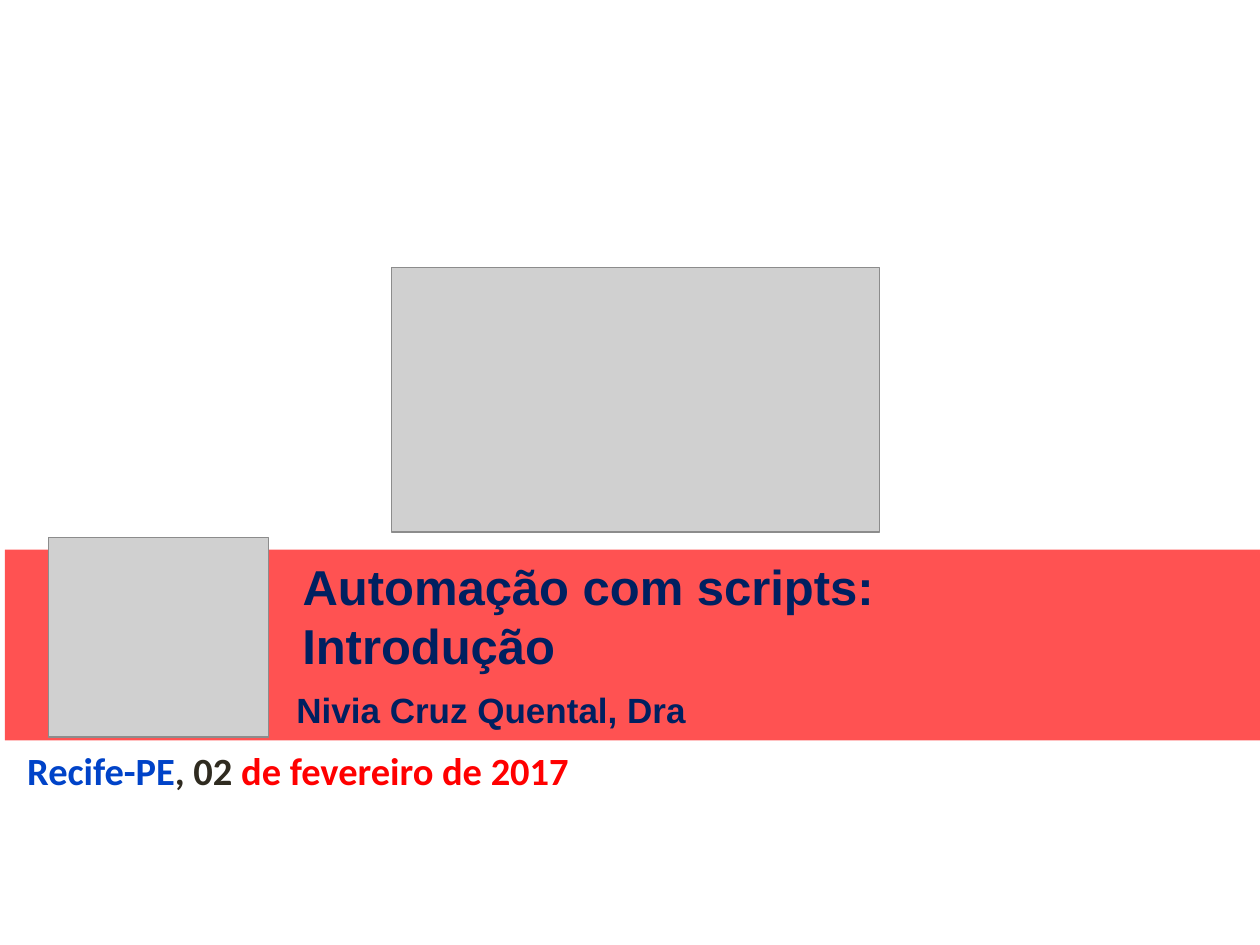
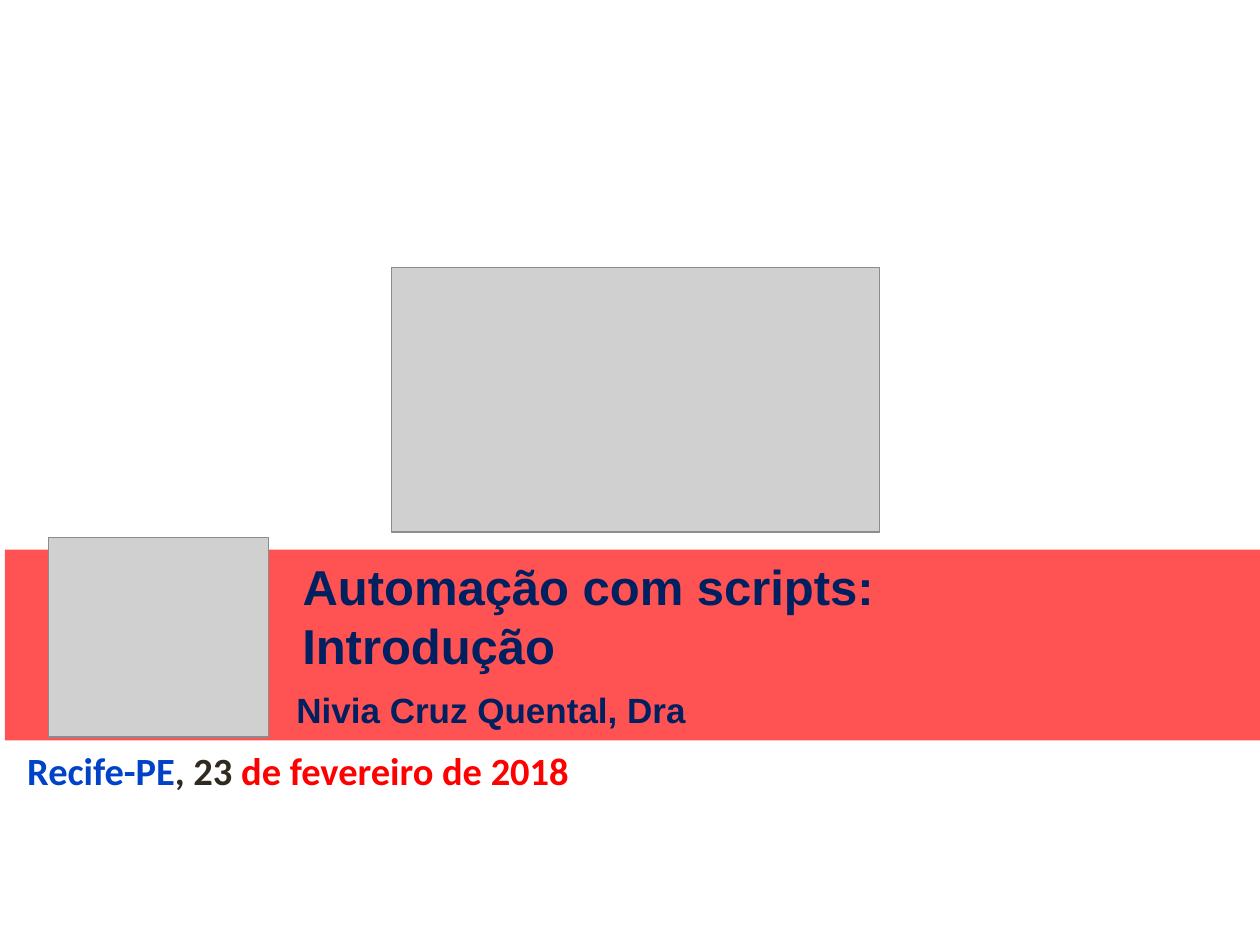
Before and after one commit to niviaquental/niviaquental.github.io, a slide deck: slide 1 of AutomacaoComScripts/Aula01-Introducao/01-Introducao.pptx. Drawn at 1260x945 pixels with LibreOffice and Linux fonts; fonts in the diff are those of the drawing; grey boxes stand for pictures; background and template pictures are left out. Boxes give left, top, right and bottom in pixels: in the first picture for what was removed or moved away, otherwise in the second. Text is boxed around its words. In the diff, an @@ line names an element or a change of style, - is before the commit and + after.

```diff
--- a/AutomacaoComScripts/Aula01-Introducao/01-Introducao.pptx
+++ b/AutomacaoComScripts/Aula01-Introducao/01-Introducao.pptx
@@ text at <box>27,758,569,790</box>: text changed @@
-Recife-PE, 02 de fevereiro de 2017
+Recife-PE, 23 de fevereiro de 2018
```
Also in this commit, not shown: 3 other slides changed, 3 other files.
